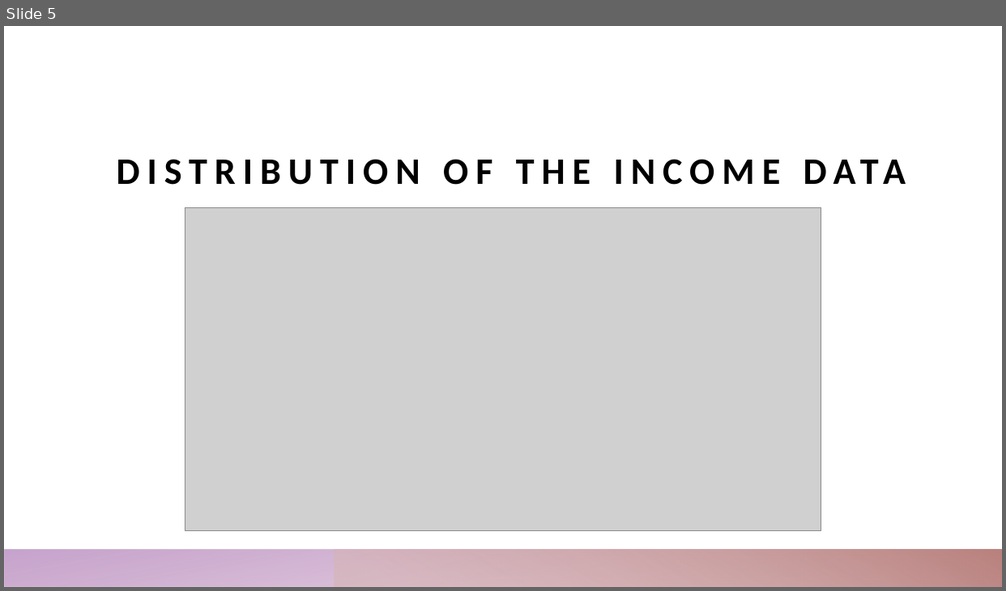
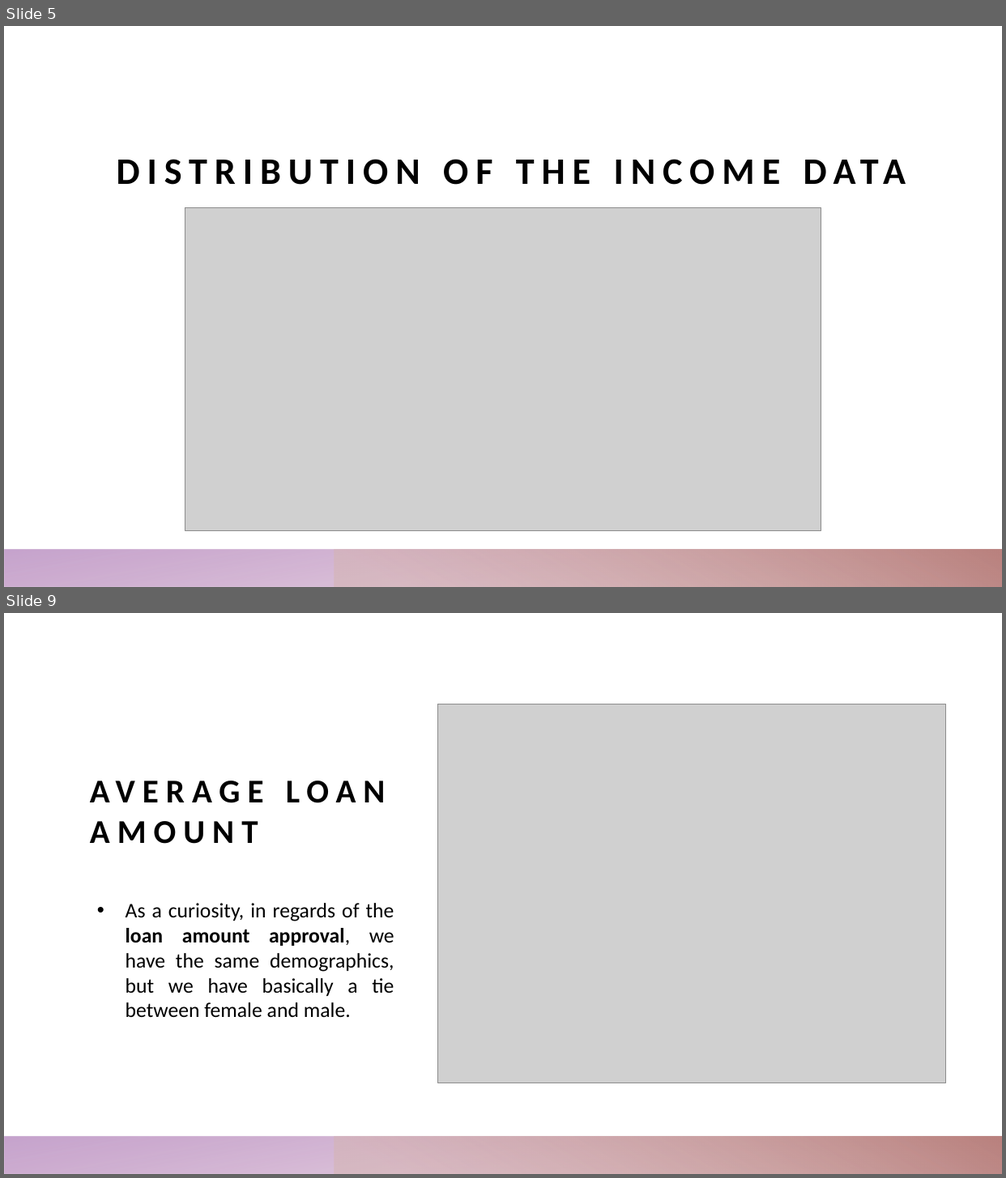
Before and after one commit to rafaelaqfc/Loan-Prediction-Project, a slide deck: Presentation.pptx. Shown one above the other, each under a label of ours: slide 5 before the commit, slides 5 and 9 after it; the slides between them are not shown. The pictures are 1006x591 and 1006x1178 pixels, drawn with LibreOffice and Linux fonts; fonts in the diff are those of the drawing; grey boxes stand for pictures. Boxes give left, top, right and bottom in pixels: in the first picture for what was removed or moved away, otherwise in the second. Text is boxed around its words. In the diff, an @@ line names an element or a change of style, - is before the commit and + after.

```diff
--- a/Presentation.pptx
+++ b/Presentation.pptx
@@ slide 9 added at (x1=4, y1=613, x2=1002, y2=1174), background #FFFFFF; not listed: 2 template elements that a slide beside it also shows @@
@@ picture added at (x1=438, y1=704, x2=946, y2=1083) @@
@@ title added at (x1=90, y1=821, x2=258, y2=844), 32 pt, text #000000, bold @@
+AVERAGE LOAN AMOUNT
@@ text added at (x1=126, y1=903, x2=394, y2=1017), 20 pt, text #000000 @@
+• As a curiosity, in regards of the loan amount approval, we have the same demographics, but we have basically a tie between female and male.
```
Also in this commit, not shown: 2 slides changed, 2 other slides added, 1 slide removed, 2 other files.
